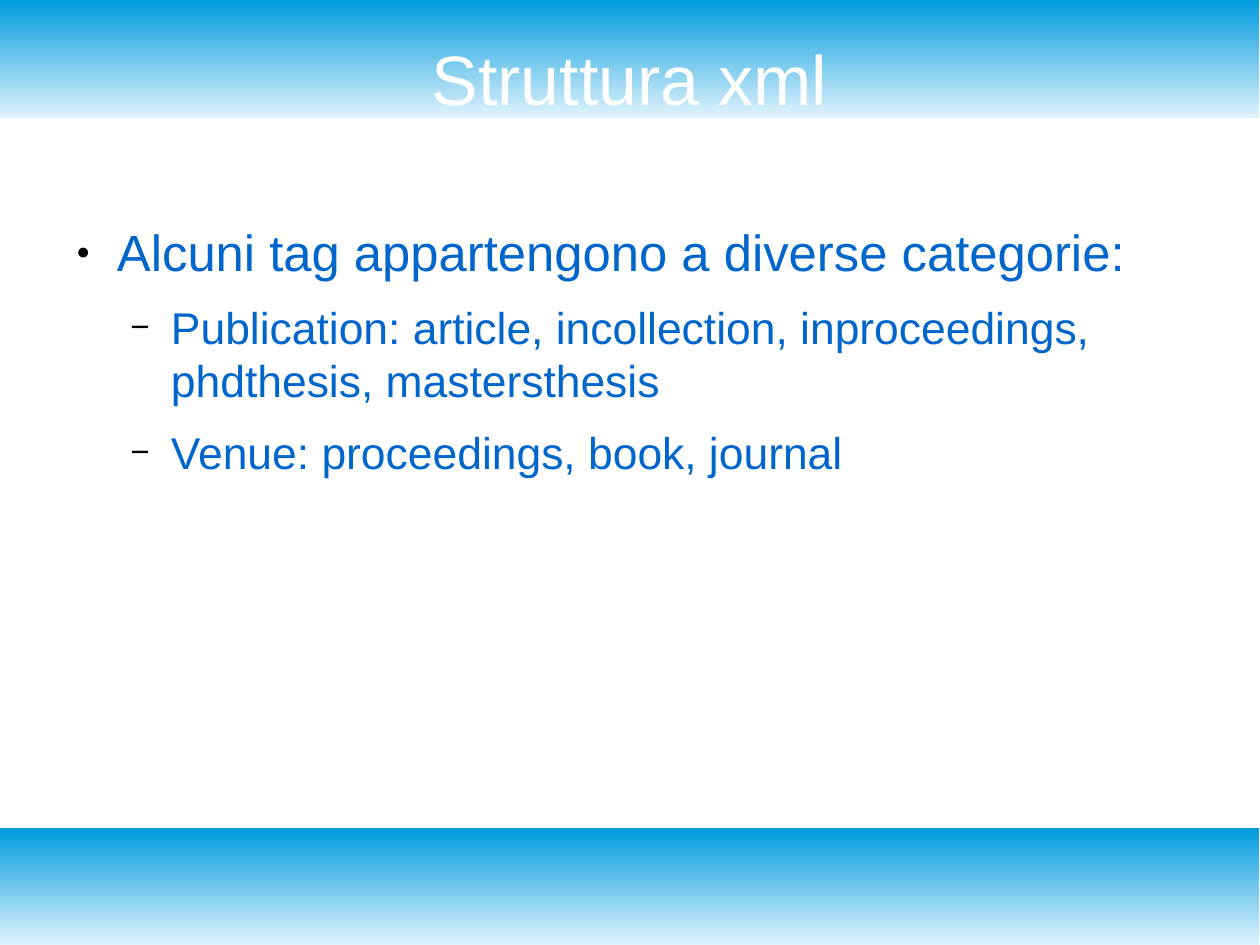
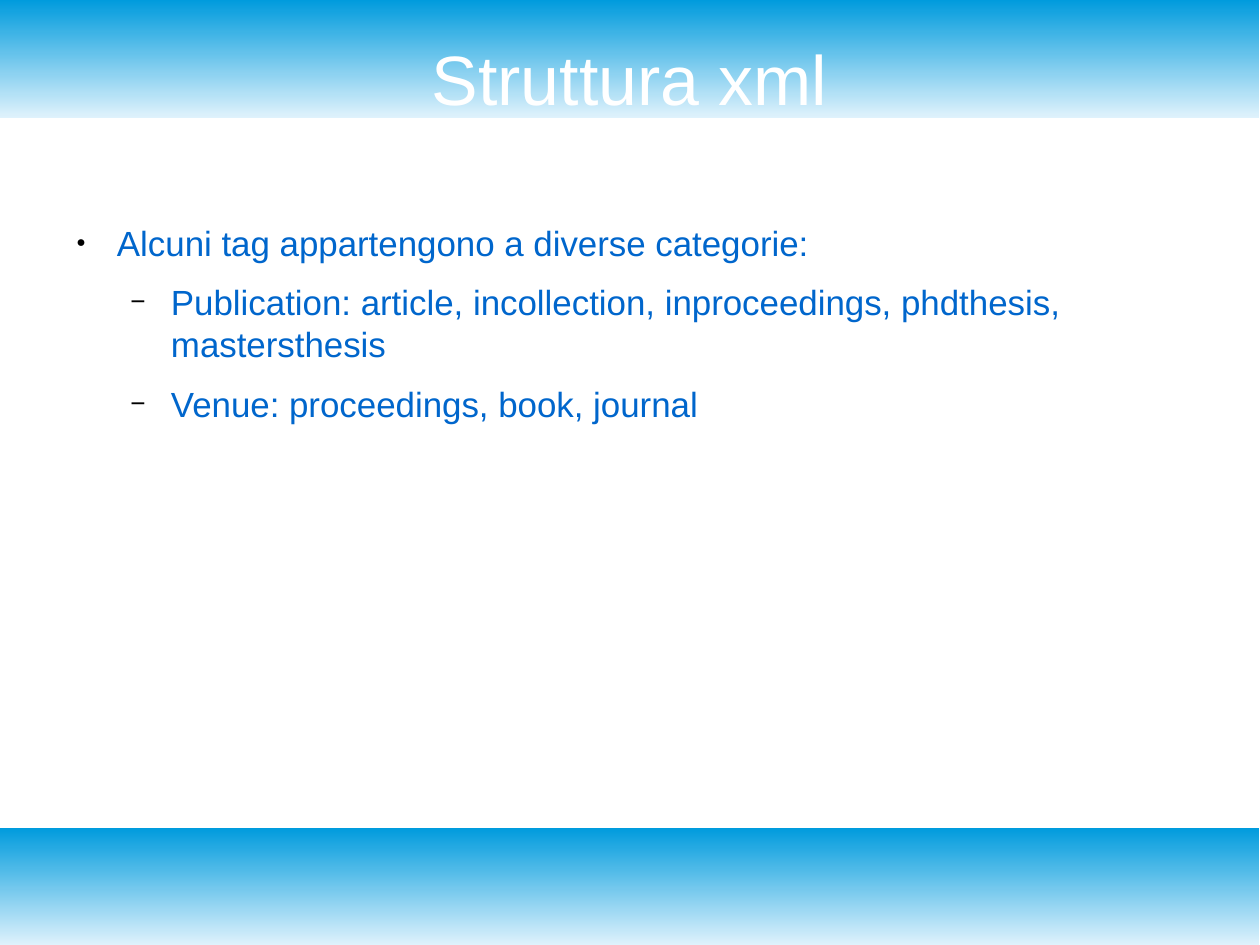
Before and after one commit to enrico404/SearchEngineForDblp, a slide deck: slide 7 of DocDblpSearchEngine.odp. Drawn at 1260x945 pixels with LibreOffice and Linux fonts; fonts in the diff are those of the drawing. Boxes give left, top, right and bottom in pixels: in the first picture for what was removed or moved away, otherwise in the second. Text is boxed around its words. In the diff, an @@ line names an element or a change of style, - is before the commit and + after.

```diff
--- a/DocDblpSearchEngine.odp
+++ b/DocDblpSearchEngine.odp
@@ text "Alcuni tag appartengono a diverse ..." at bbox=[117, 230, 1060, 424]: size 32 to 22 pt in "Alcuni tag appartengono a diverse categorie:"; size 28 to 22 pt in "Publication: article, incollection, inproceedings, phdthesis ...", "Venue: proceedings, book, journal" @@
```
Also in this commit, not shown: 2 other slides changed, 7 slides added, 2 other files.
